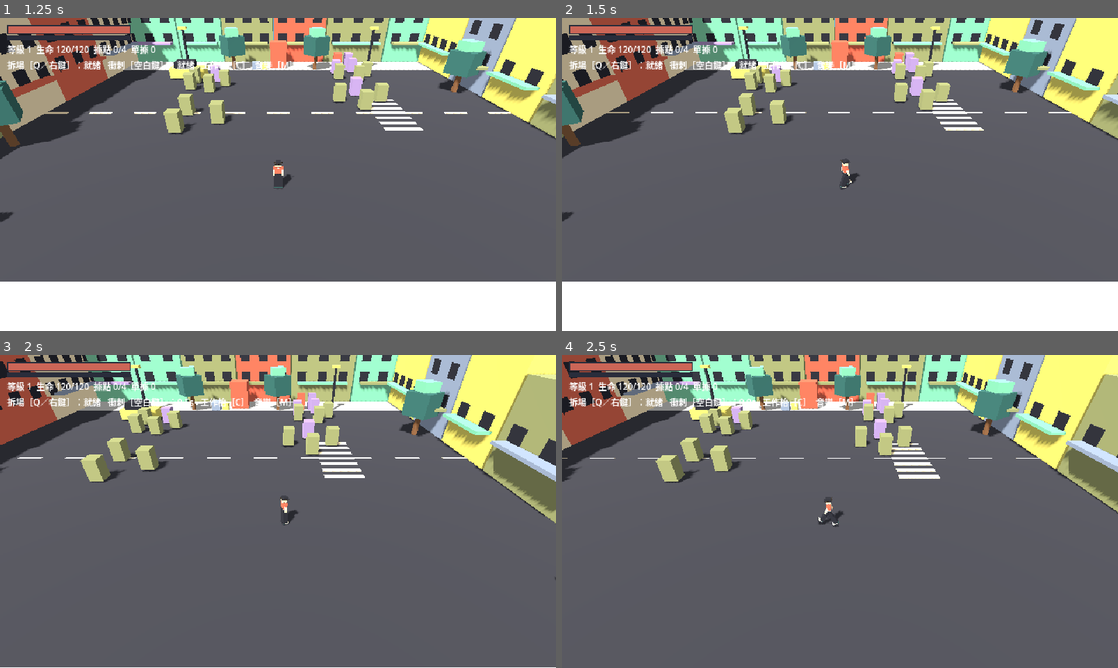
Above: before the commit, frames 1-4 (two rows, left to right).
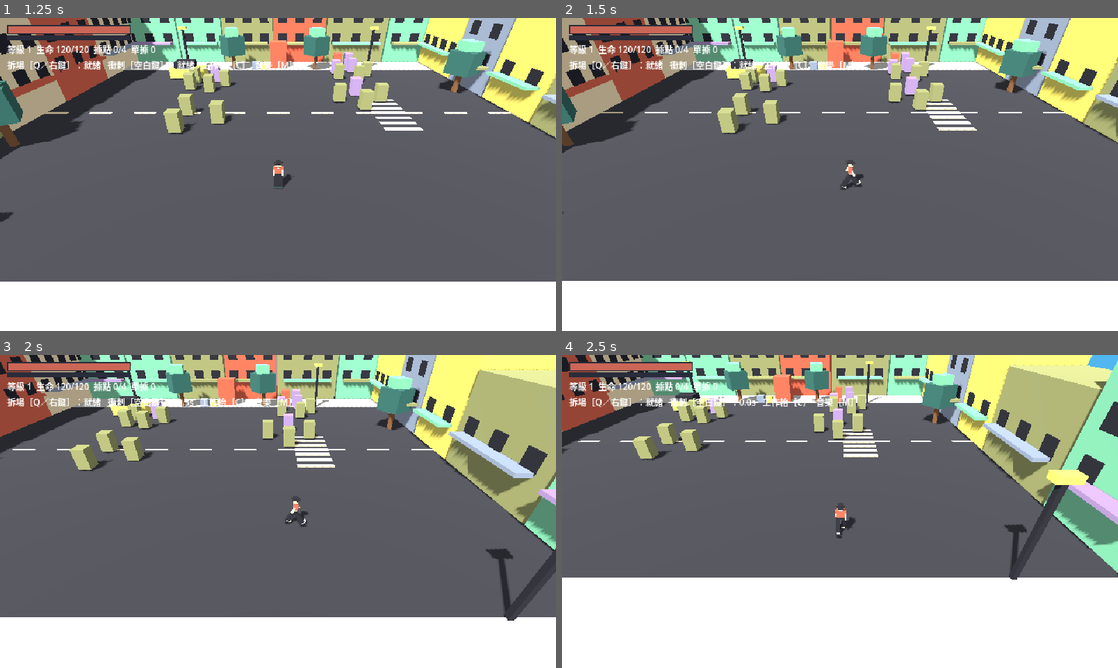
Above: after the commit, the same moments.

Repository: yauchai2/Game-Lab-2
Game: Godot game, scene res://game/select.tscn
Two runs of this game, one before a commit and one after it. Both use one fixed random seed, a clock stepped at 60 frames per second and the inputs below.
Inputs (mouse positions are in pixels of both pictures, inside the frame that each line leads up to):
- Up to frame 1 (1.25 s): click "選擇" at 0.5 s
- Up to frame 2 (1.5 s): tap Enter at 1.25 s; move the mouse to (962, 158) at 1.27 s; hold D from 1.28 s (still down); tap R at 1.35 s; click (962, 158) at 1.42 s
- Up to frame 3 (2 s): keep holding D; tap Space at 1.52, 1.55, 1.82 s
- Up to frame 4 (2.5 s): move the mouse to (728, 527) at 2.02 s; release D at 2.03 s; hold S from 2.03 s (still down); tap Space at 2.1, 2.27 s; click (728, 527) at 2.17 s; tap R at 2.3 s

Frame 1 is identical in both runs. In frame 2, 10% of the frame differs, in the area x 0-100%, y 0-85%; in frame 3, 38%; in frame 4, 57%, in the area x 0-100%, y 0-100%.

Commit message:
WASD movement, boundary walls, full-inventory pickups stay put, fix ternary warning
Co-Authored-By: Claude Sonnet 5.5 <noreply@anthropic.com>
Claude-Session: https://claude.ai/code/session_018tqqU7rwEZ4u67toavQ9ri

Diff:
--- a/game/scripts/jax.gd
+++ b/game/scripts/jax.gd
@@ -250,7 +250,7 @@
 	elif def.has("base"):
 		for k in def["base"]:
 			var v: float = def["base"][k] * item_power(item)
-			parts.append(AFFIXES[k]["text"] % (v if k == "wrange" else roundi(v)))
+			parts.append(AFFIXES[k]["text"] % (v if k == "wrange" else float(roundi(v))))
 	for a in item["affixes"]:
 		parts.append(AFFIXES[a["kind"]]["text"] % a["value"])
 	return ", ".join(parts)
@@ -429,18 +429,31 @@
 			get_tree().reload_current_scene()
 		return
 	if event is InputEventMouseButton and event.pressed:
-		if event.button_index == MOUSE_BUTTON_LEFT:
-			var p: Variant = _pick_point(event.position)
-			if p != null:
-				target = p
-				has_target = true
-		elif event.button_index == MOUSE_BUTTON_RIGHT:
+		if event.button_index == MOUSE_BUTTON_RIGHT:
 			use_skill()
 	elif event is InputEventKey and event.pressed and not event.echo:
 		if event.keycode == KEY_Q:
 			use_skill()
 		elif event.keycode == KEY_SPACE:
-			dash(_pick_point(get_viewport().get_mouse_position()))
+			# 有按方向鍵就朝該方向衝刺，否則朝滑鼠位置。
+			var wasd := _move_input()
+			if wasd != Vector3.ZERO:
+				dash(global_position + wasd)
+			else:
+				dash(_pick_point(get_viewport().get_mouse_position()))
+
+# WASD（或方向鍵）移動：鏡頭固定朝北，W＝畫面上方。
+func _move_input() -> Vector3:
+	var v := Vector3.ZERO
+	if Input.is_physical_key_pressed(KEY_W) or Input.is_physical_key_pressed(KEY_UP):
+		v.z -= 1.0
+	if Input.is_physical_key_pressed(KEY_S) or Input.is_physical_key_pressed(KEY_DOWN):
+		v.z += 1.0
+	if Input.is_physical_key_pressed(KEY_A) or Input.is_physical_key_pressed(KEY_LEFT):
+		v.x -= 1.0
+	if Input.is_physical_key_pressed(KEY_D) or Input.is_physical_key_pressed(KEY_RIGHT):
+		v.x += 1.0
+	return v.normalized()
 
 func _pick_point(screen_pos: Vector2) -> Variant:
 	var camera := get_viewport().get_camera_3d()
@@ -661,12 +674,6 @@
 		move_and_slide()
 		return
 	var move := Vector3.ZERO
-	# Hold the left mouse button to keep walking toward the cursor.
-	if Input.is_mouse_button_pressed(MOUSE_BUTTON_LEFT) and windup_left < 0.0 and dash_left <= 0.0:
-		var held: Variant = _pick_point(get_viewport().get_mouse_position())
-		if held != null:
-			target = held
-			has_target = true
 	if dash_left > 0.0:
 		dash_left -= delta
 		move = dash_dir * dash_speed
@@ -676,13 +683,10 @@
 		model.rotation.x = lerpf(model.rotation.x, -0.4, 0.4)
 		if windup_left < 0.0:
 			_slam()
-	elif has_target:
-		var dir := target - global_position
-		dir.y = 0.0
-		if dir.length() < 0.2:
-			has_target = false
-		else:
-			move = dir.normalized() * speed
+	else:
+		var dir := _move_input()
+		if dir != Vector3.ZERO:
+			move = dir * speed
 			look_at(global_position + dir, Vector3.UP)
 	if windup_left < 0.0 and dash_left <= 0.0:
 		_auto_attack()
--- a/game/scripts/main.gd
+++ b/game/scripts/main.gd
@@ -27,7 +27,30 @@
 
 @onready var jax: CharacterBody3D = $Jax
 
+# 場地邊界：看不見的牆，角色與敵人都不會走出街區。
+const BOUNDS_X := 22.0
+const BOUNDS_Z_NORTH := -21.0
+const BOUNDS_Z_SOUTH := 19.0
+
+func _add_boundary() -> void:
+	var walls := [
+		[Vector3(-BOUNDS_X - 1.0, 5.0, (BOUNDS_Z_NORTH + BOUNDS_Z_SOUTH) / 2.0), Vector3(2.0, 10.0, 80.0)],
+		[Vector3(BOUNDS_X + 1.0, 5.0, (BOUNDS_Z_NORTH + BOUNDS_Z_SOUTH) / 2.0), Vector3(2.0, 10.0, 80.0)],
+		[Vector3(0.0, 5.0, BOUNDS_Z_NORTH - 1.0), Vector3(80.0, 10.0, 2.0)],
+		[Vector3(0.0, 5.0, BOUNDS_Z_SOUTH + 1.0), Vector3(80.0, 10.0, 2.0)],
+	]
+	for w in walls:
+		var body := StaticBody3D.new()
+		var shape := CollisionShape3D.new()
+		var box := BoxShape3D.new()
+		box.size = w[1]
+		shape.shape = box
+		body.add_child(shape)
+		add_child(body)
+		body.global_position = w[0]
+
 func _ready() -> void:
+	_add_boundary()
 	jax.global_position = START_POS
 	for i in CAMPS.size():
 		_spawn_camp(i)
--- a/game/scripts/pickup.gd
+++ b/game/scripts/pickup.gd
@@ -7,6 +7,7 @@
 var item := {}
 var value := 10
 var age := 0.0
+var full_msg_timer := 0.0
 
 const MAGNET_RANGE := 4.0
 const COLLECT_RANGE := 0.9
@@ -35,6 +36,15 @@
 	var to: Vector3 = player.global_position - global_position
 	to.y = 0.0
 	var dist := to.length()
+	# 背包已滿時，物品留在原地，不會追著玩家；騰出空位再撿。
+	var blocked: bool = kind == "item" and player.inventory.size() >= player.INVENTORY_LIMIT
+	if blocked:
+		full_msg_timer = maxf(full_msg_timer - delta, 0.0)
+		if dist < COLLECT_RANGE and full_msg_timer <= 0.0:
+			full_msg_timer = 2.0
+			player.flash_text = "背包已滿，請先在工作枱（C）拆解物品"
+			player.levelup_flash = 1.5
+		return
 	if dist < COLLECT_RANGE:
 		match kind:
 			"xp":
Not shown, changed: docs/guides/godot-setup.md
